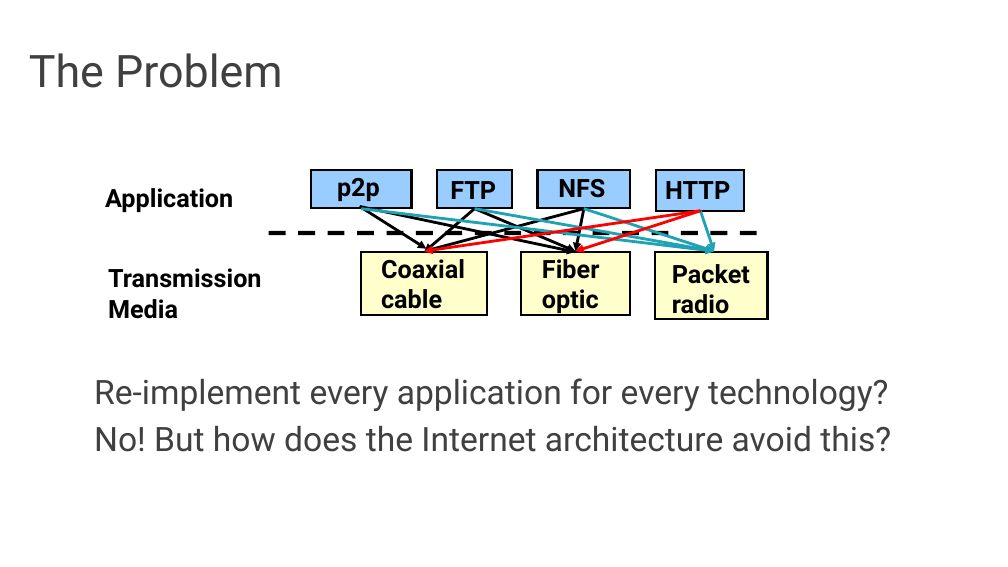
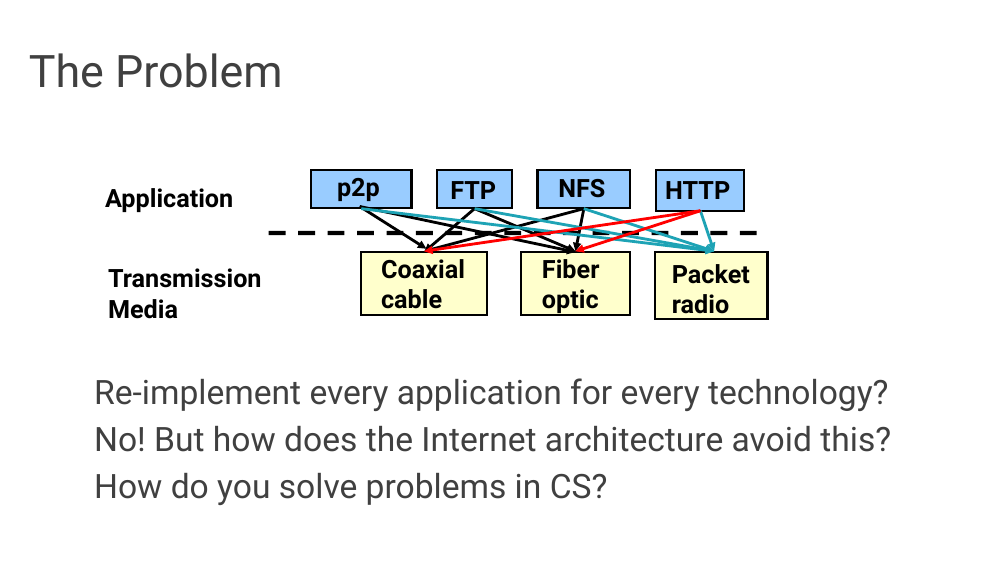
Before and after one commit to audreyccheng/cs262a-spring2025, a slide deck: slide 6 of notes/04-e2e-projects.pptx (slide 5 before the commit). Drawn at 1008x567 pixels with LibreOffice and Linux fonts; fonts in the diff are those of the drawing. Boxes give left, top, right and bottom in pixels: in the first picture for what was removed or moved away, otherwise in the second. Text is boxed around its words. In the diff, an @@ line names an element or a change of style, - is before the commit and + after.

```diff
--- a/notes/04-e2e-projects.pptx
+++ b/notes/04-e2e-projects.pptx
@@ text at bbox=[94, 473, 608, 505]: paragraph added @@
+How do you solve problems in CS?
```
Also in this commit, not shown: 10 other slides changed, 8 slides added, 49 slides removed, 1 other file.
